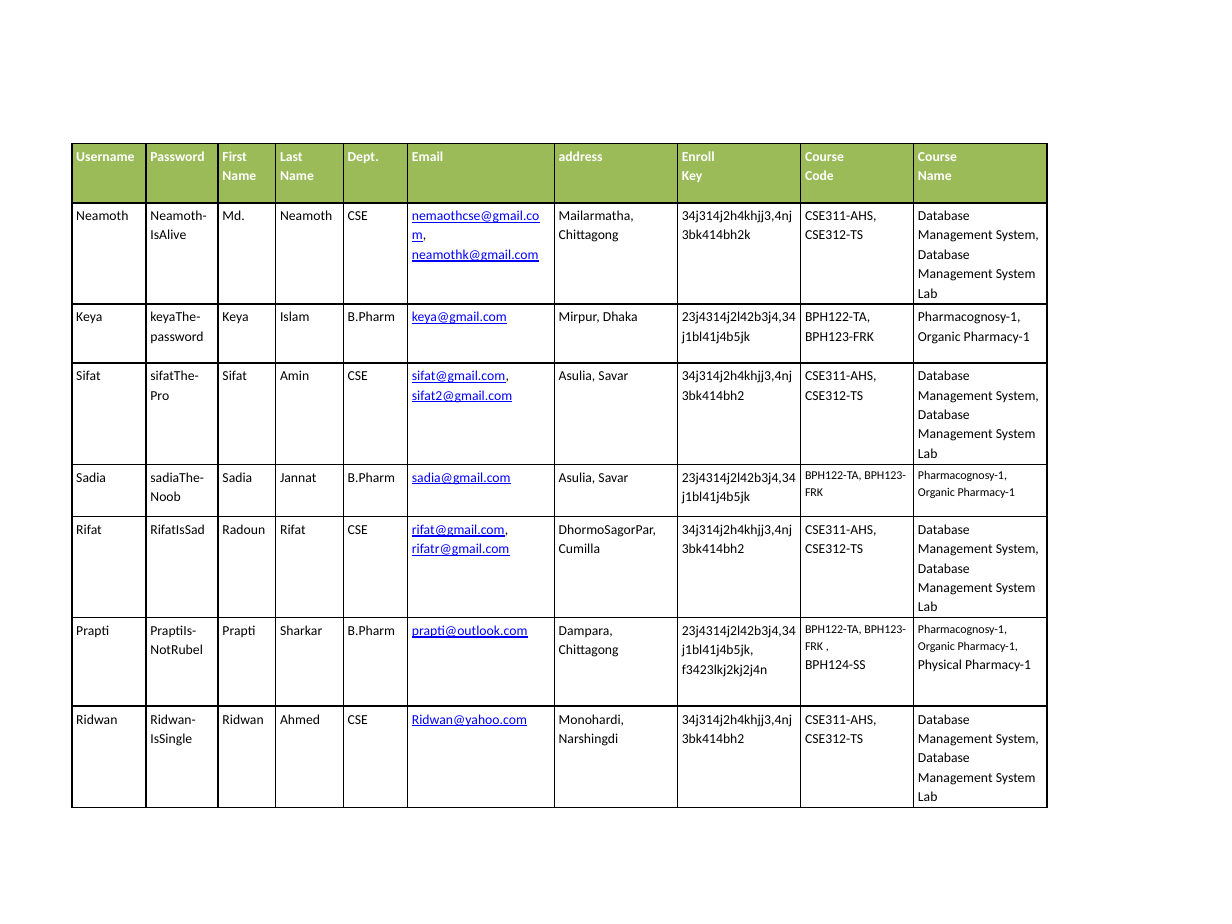
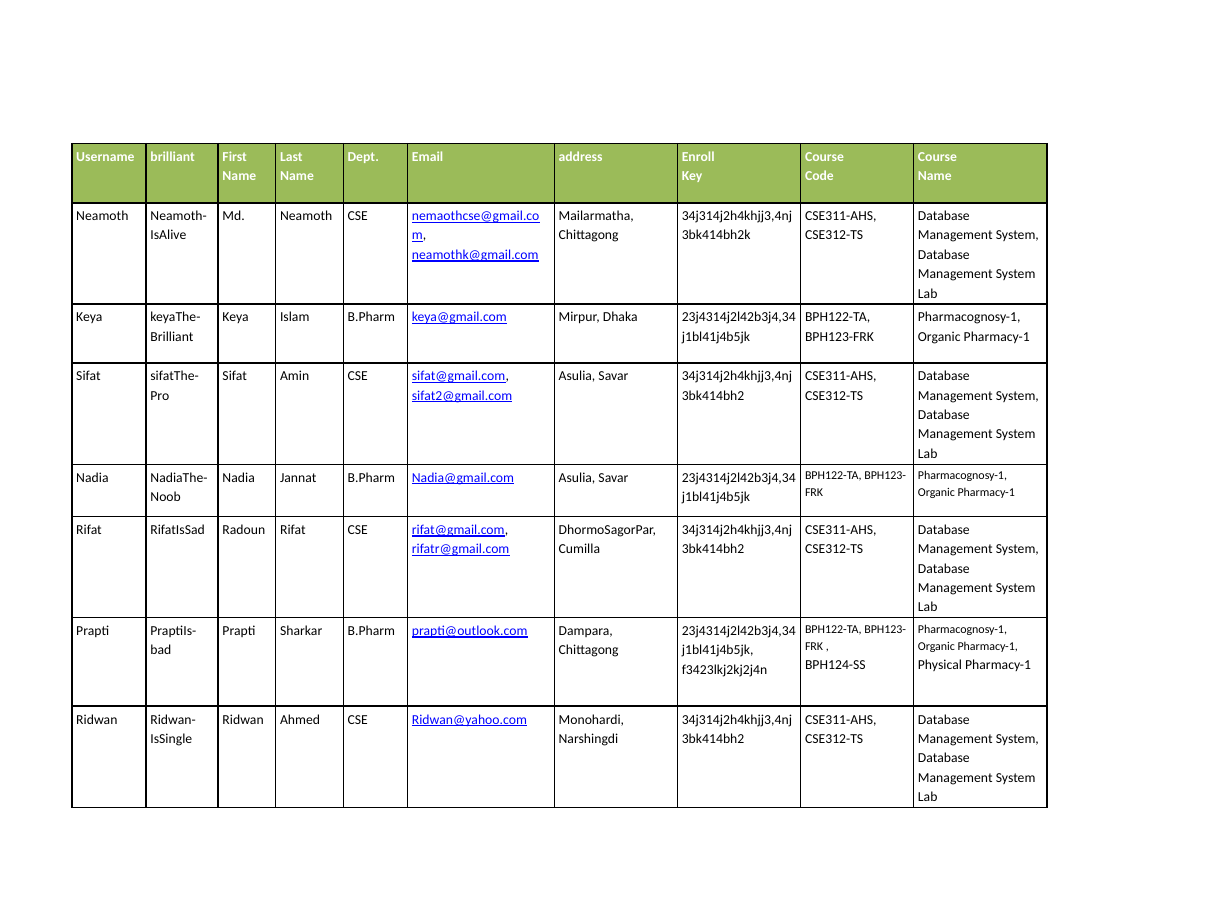
Before and after one commit to neamoth/DatabasePresentation, a slide deck: slide 3 of Presentationdata.pptx. Drawn at 1232x924 pixels with LibreOffice and Linux fonts; fonts in the diff are those of the drawing. Boxes give left, top, right and bottom in pixels: in the first picture for what was removed or moved away, otherwise in the second. Text is boxed around its words. In the diff, an @@ line names an element or a change of style, - is before the commit and + after.

```diff
--- a/Presentationdata.pptx
+++ b/Presentationdata.pptx
@@ table at (x1=71, y1=144, x2=1047, y2=805) @@
-row 1, column 2: Password
+row 1, column 2: brilliant
-row 3, column 2: keyaThe-password
+row 3, column 2: keyaThe-Brilliant
-row 5: Sadia | sadiaThe-Noob | Sadia | Jannat | B.Pharm | sadia@gmail.com | Asulia, Savar | 23j4314j2l42b3j4,34j1bl41j4b5jk | BPH122-TA, BPH123-FRK | Pharmacognosy-1, Organic Pharmacy-1
+row 5: Nadia | NadiaThe-Noob | Nadia | Jannat | B.Pharm | Nadia@gmail.com | Asulia, Savar | 23j4314j2l42b3j4,34j1bl41j4b5jk | BPH122-TA, BPH123-FRK | Pharmacognosy-1, Organic Pharmacy-1
-row 7, column 2: PraptiIs-NotRubel
+row 7, column 2: PraptiIs-bad
```
Also in this commit, not shown: 1 other slide changed, 5 other files.
